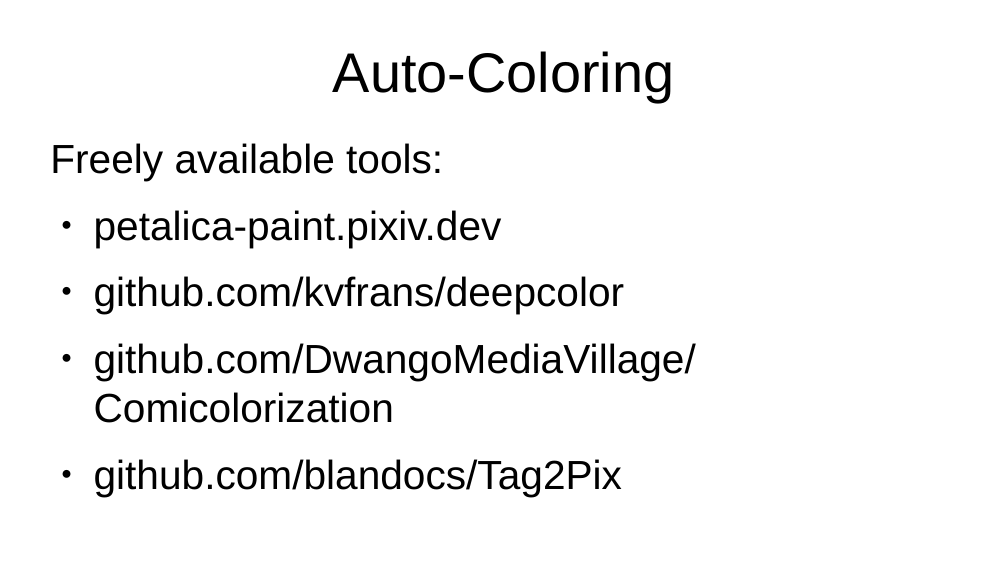
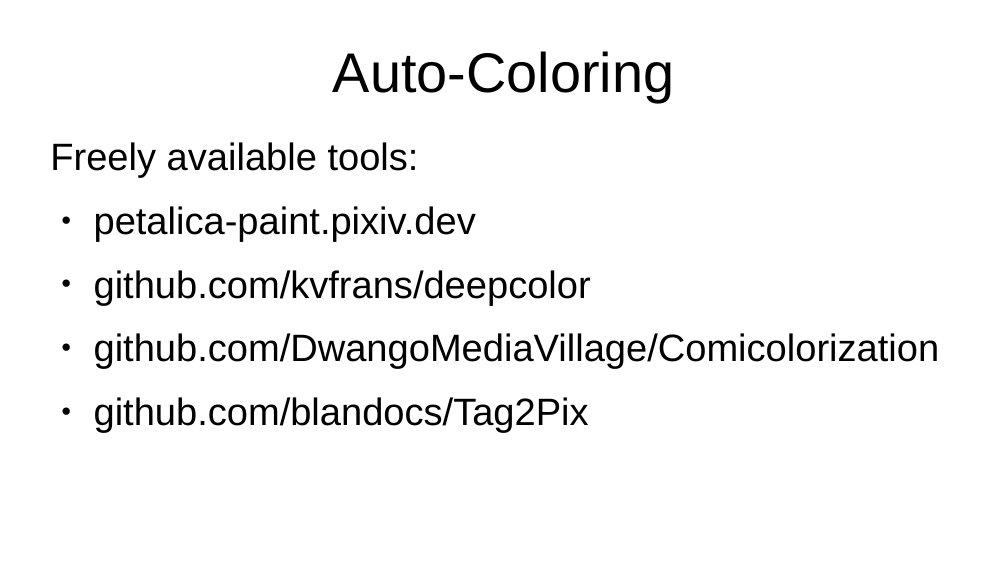
Before and after one commit to kkokilep/Cant-Spell-Anime-Without-AI, a slide deck: slide 7 of presentation/presentation-0.odp. Drawn at 1008x567 pixels with LibreOffice and Linux fonts; fonts in the diff are those of the drawing. Boxes give left, top, right and bottom in pixels: in the first picture for what was removed or moved away, otherwise in the second. Text is boxed around its words. In the diff, an @@ line names an element or a change of style, - is before the commit and + after.

```diff
--- a/presentation/presentation-0.odp
+++ b/presentation/presentation-0.odp
@@ text "Freely available tools:" at (50, 142, 940, 433): size 32 to 30 pt; indent changed @@
```
Also in this commit, not shown: 20 other slides changed, 1 slide added, 1 slide removed.
